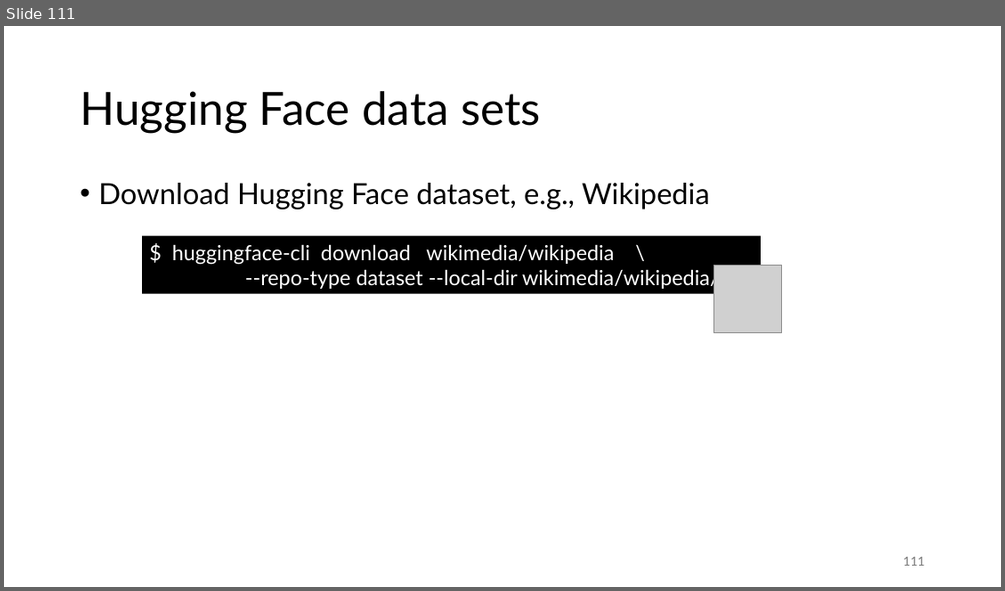
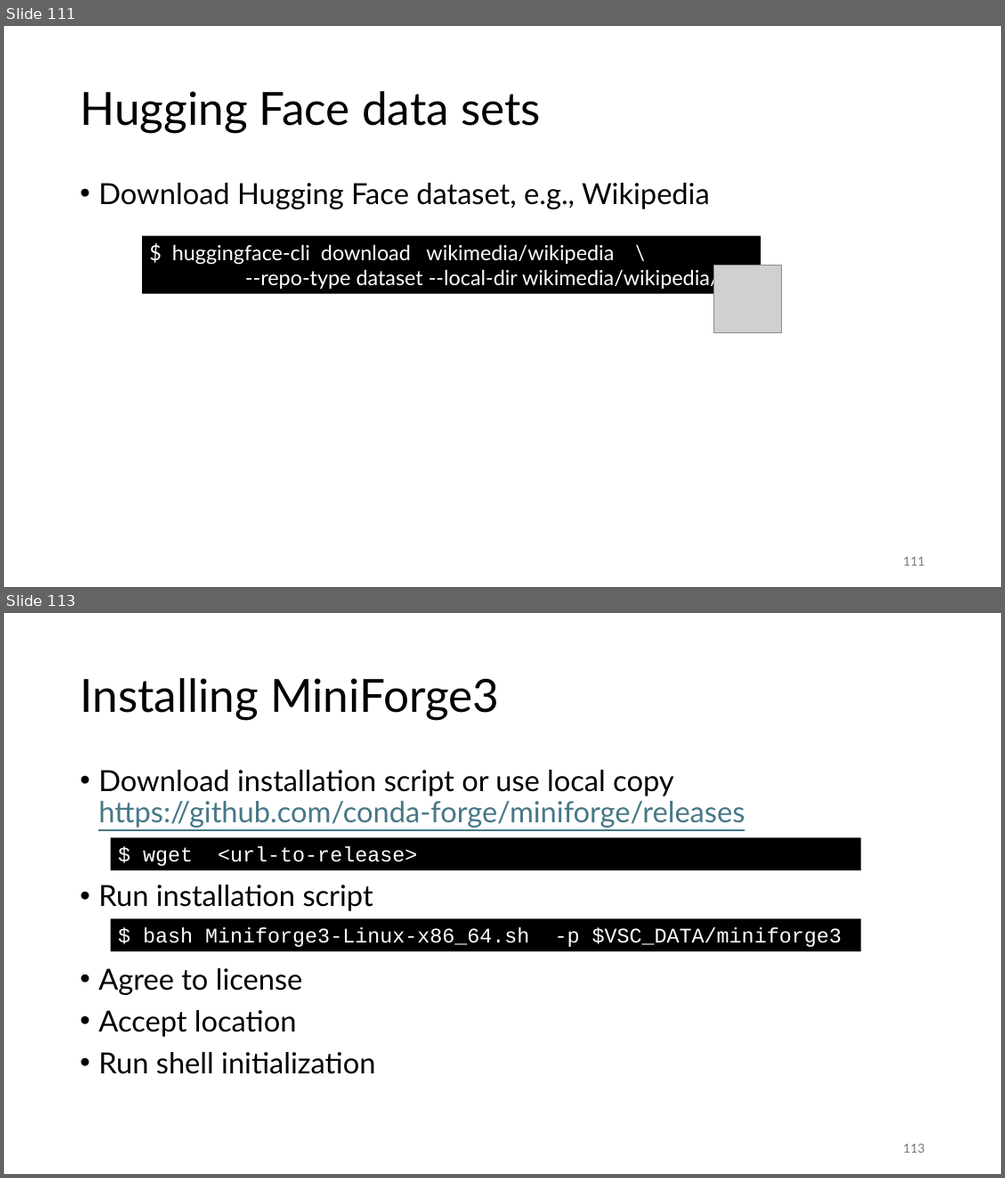
Before and after one commit to gjbex/Deploying-LLMs-locally, a slide deck: local_LLMs.pptx. Shown one above the other, each under a label of ours: slide 111 before the commit, slides 111 and 113 after it; the slides between them are not shown. The pictures are 1005x591 and 1005x1178 pixels, drawn with LibreOffice and Linux fonts; fonts in the diff are those of the drawing; grey boxes stand for pictures. Boxes give left, top, right and bottom in pixels: in the first picture for what was removed or moved away, otherwise in the second. Text is boxed around its words. In the diff, an @@ line names an element or a change of style, - is before the commit and + after.

Commit message:
Add slides on software installation

```diff
--- a/local_LLMs.pptx
+++ b/local_LLMs.pptx
@@ slide 113 added at (x1=4, y1=613, x2=1001, y2=1174), background #FFFFFF @@
@@ title added at (x1=80, y1=678, x2=499, y2=720), 44 pt, text #000000 @@
+Installing MiniForge3
@@ text added at (x1=98, y1=770, x2=744, y2=1074), 28 pt, text #000000 @@
+• Download installation script or use local copy
+  https://github.com/conda-forge/miniforge/releases
+• Run installation script
+• Agree to license
+• Accept location
+• Run shell initialization
@@ rectangle added at (x1=111, y1=837, x2=861, y2=870), fill #000000, 20 pt, text #FFFFFF @@
+$ wget <url-to-release>
@@ rectangle added at (x1=111, y1=919, x2=861, y2=952), fill #000000, 20 pt, text #FFFFFF @@
+$ bash Miniforge3-Linux-x86_64.sh -p $VSC_DATA/miniforge3
@@ page number added at (x1=903, y1=1143, x2=924, y2=1152), 12 pt, text #797979 @@
+113
```
Also in this commit, not shown: 1 slide changed, 4 other slides added.
